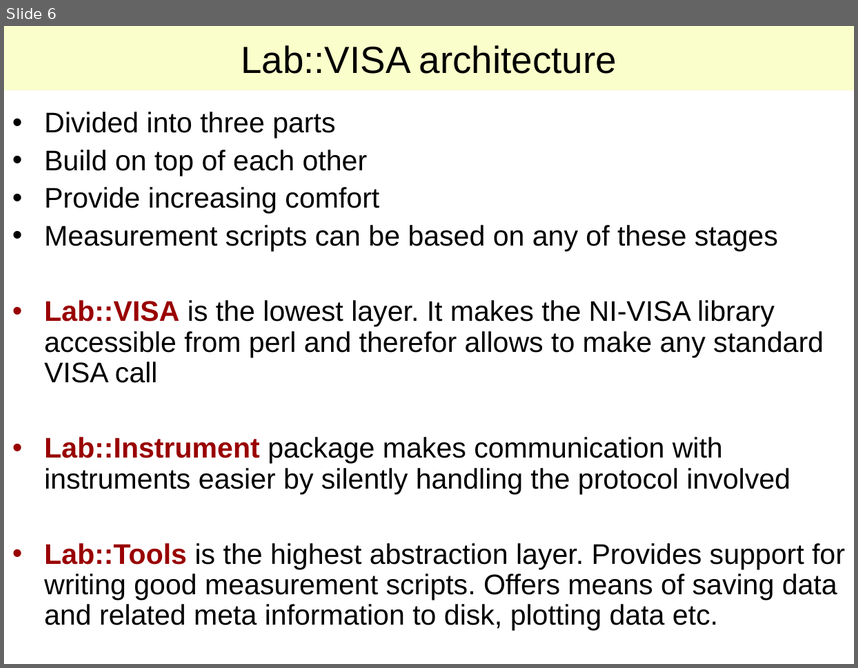
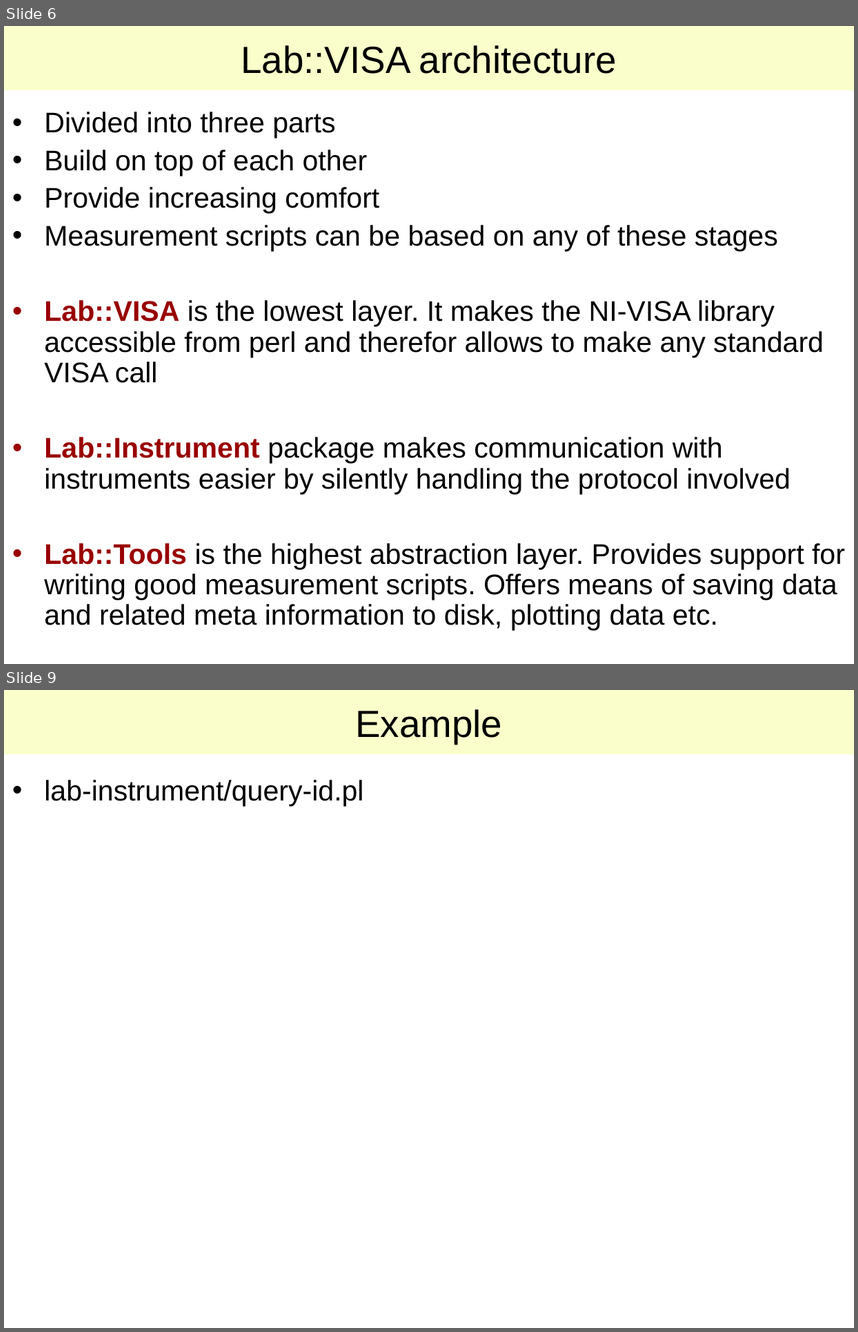
Before and after one commit to lab-measurement/Lab-VISA, a slide deck: Tutorial/Talk/Lab-VISA.ppt. Shown one above the other, each under a label of ours: slide 6 before the commit, slides 6 and 9 after it; the slides between them are not shown. The pictures are 858x668 and 858x1332 pixels, drawn with LibreOffice and Linux fonts; fonts in the diff are those of the drawing. Boxes give left, top, right and bottom in pixels: in the first picture for what was removed or moved away, otherwise in the second. Text is boxed around its words. In the diff, an @@ line names an element or a change of style, - is before the commit and + after.

```diff
--- a/Tutorial/Talk/Lab-VISA.ppt
+++ b/Tutorial/Talk/Lab-VISA.ppt
@@ slide 9 added at [4, 690, 854, 1328], background #FFFFFF @@
@@ title added at [4, 690, 854, 755], fill #F9FECA, 32 pt, text #000000 @@
+Example
@@ text added at [44, 780, 363, 806], 24 pt, text #000000 @@
+• lab-instrument/query-id.pl
```
Also in this commit, not shown: 5 slides changed, 6 other slides added, 7 other files.
